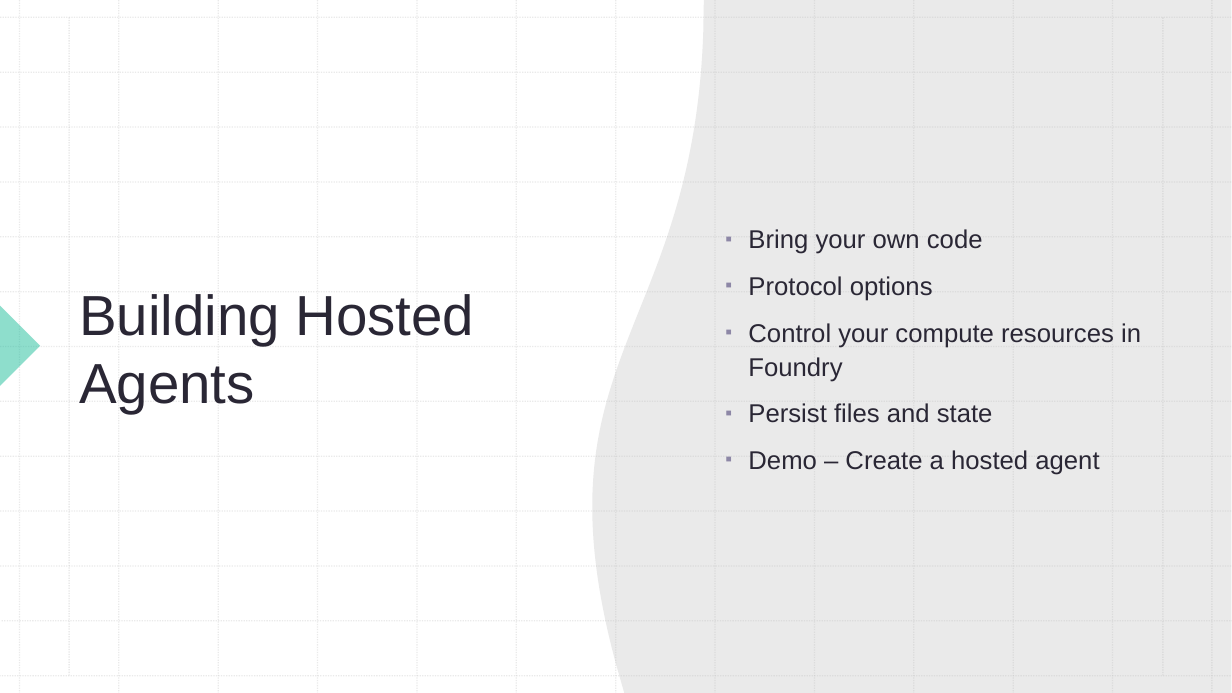
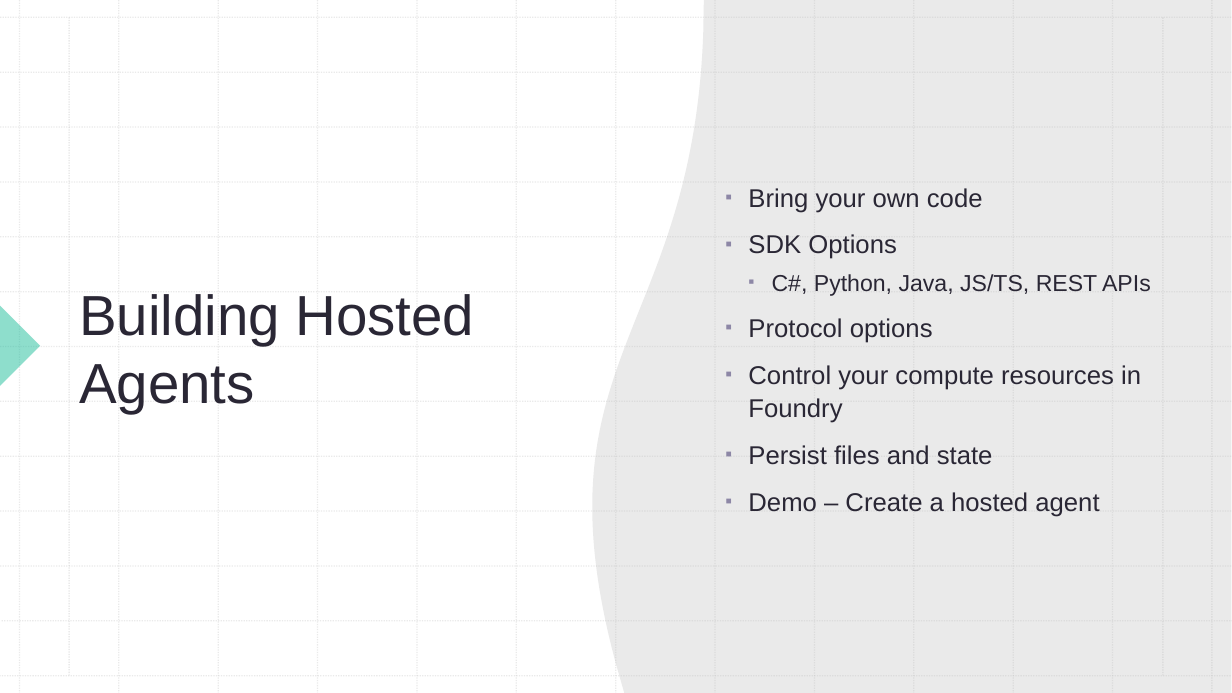
Before and after one commit to alvinashcraft/speaking, a slide deck: slide 9 of 2026/0825_NetDaySwitzerland/FoundryAgents-DotNetDay2026.pptx. Drawn at 1232x693 pixels with LibreOffice and Linux fonts; fonts in the diff are those of the drawing. Boxes give left, top, right and bottom in pixels: in the first picture for what was removed or moved away, otherwise in the second. Text is boxed around its words. In the diff, an @@ line names an element or a change of style, - is before the commit and + after.

Commit message:
Tweak foundry agents slide deck

```diff
--- a/2026/0825_NetDaySwitzerland/FoundryAgents-DotNetDay2026.pptx
+++ b/2026/0825_NetDaySwitzerland/FoundryAgents-DotNetDay2026.pptx
@@ text at [748,234,1151,296]: paragraphs added @@
+▪ SDK Options
+  ▪ C#, Python, Java, JS/TS, REST APIs
```
Also in this commit, not shown: 8 other slides changed.
